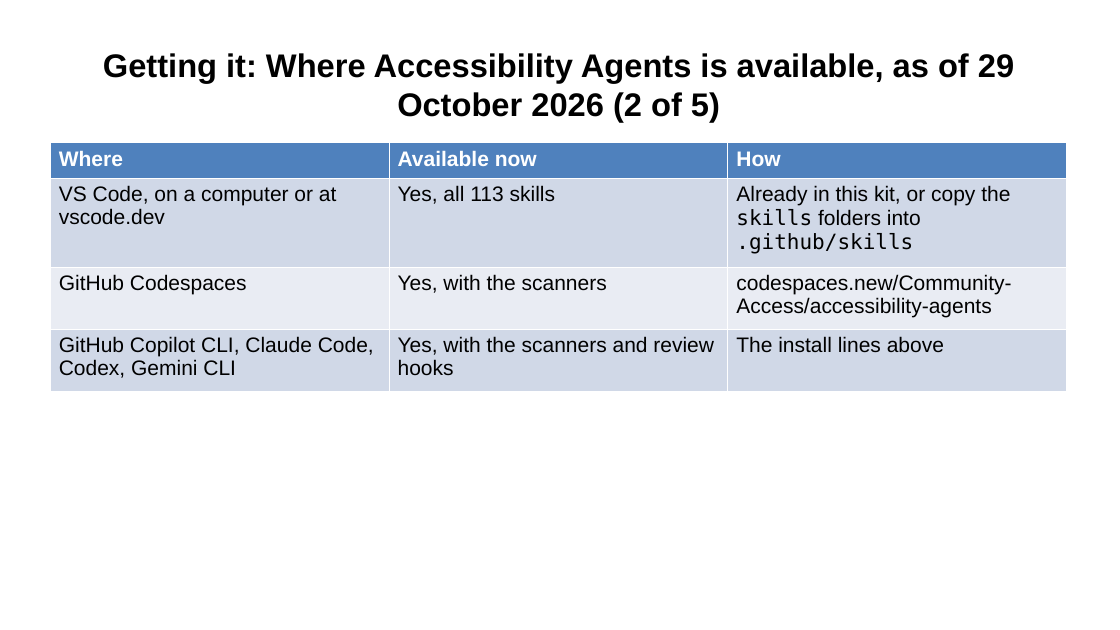
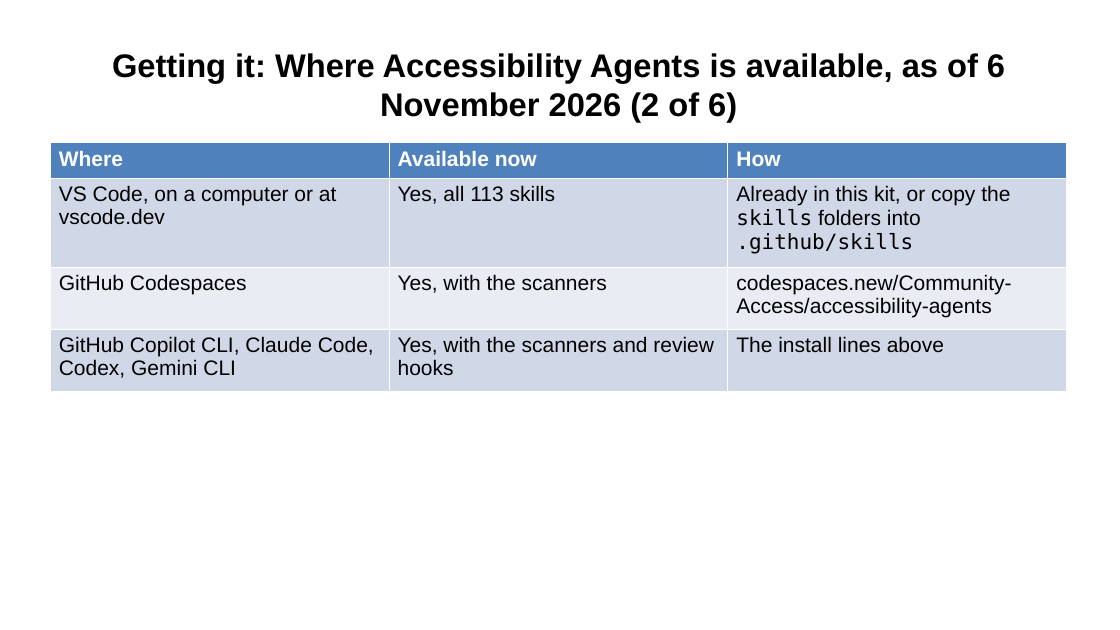
Before and after one commit to Community-Access/glow, a slide deck: slide 19 of docs/ahg-2026/kit/accessibility-agents.pptx (slide 17 before the commit). Drawn at 1120x630 pixels with LibreOffice and Linux fonts; fonts in the diff are those of the drawing. Boxes give left, top, right and bottom in pixels: in the first picture for what was removed or moved away, otherwise in the second. Text is boxed around its words. In the diff, an @@ line names an element or a change of style, - is before the commit and + after.

```diff
--- a/docs/ahg-2026/kit/accessibility-agents.pptx
+++ b/docs/ahg-2026/kit/accessibility-agents.pptx
@@ title at bbox=[112, 53, 1005, 122]: text changed @@
-Getting it: Where Accessibility Agents is available, as of 29 October 2026 (2 of 5)
+Getting it: Where Accessibility Agents is available, as of 6 November 2026 (2 of 6)
```
Also in this commit, not shown: 4 other slides changed, 3 slides added, 16 other files.
